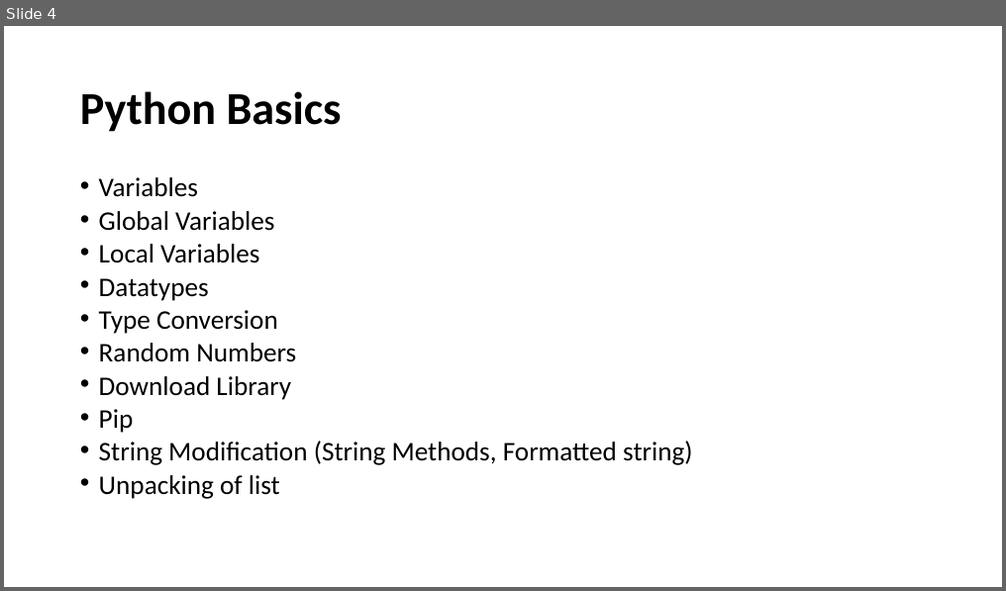
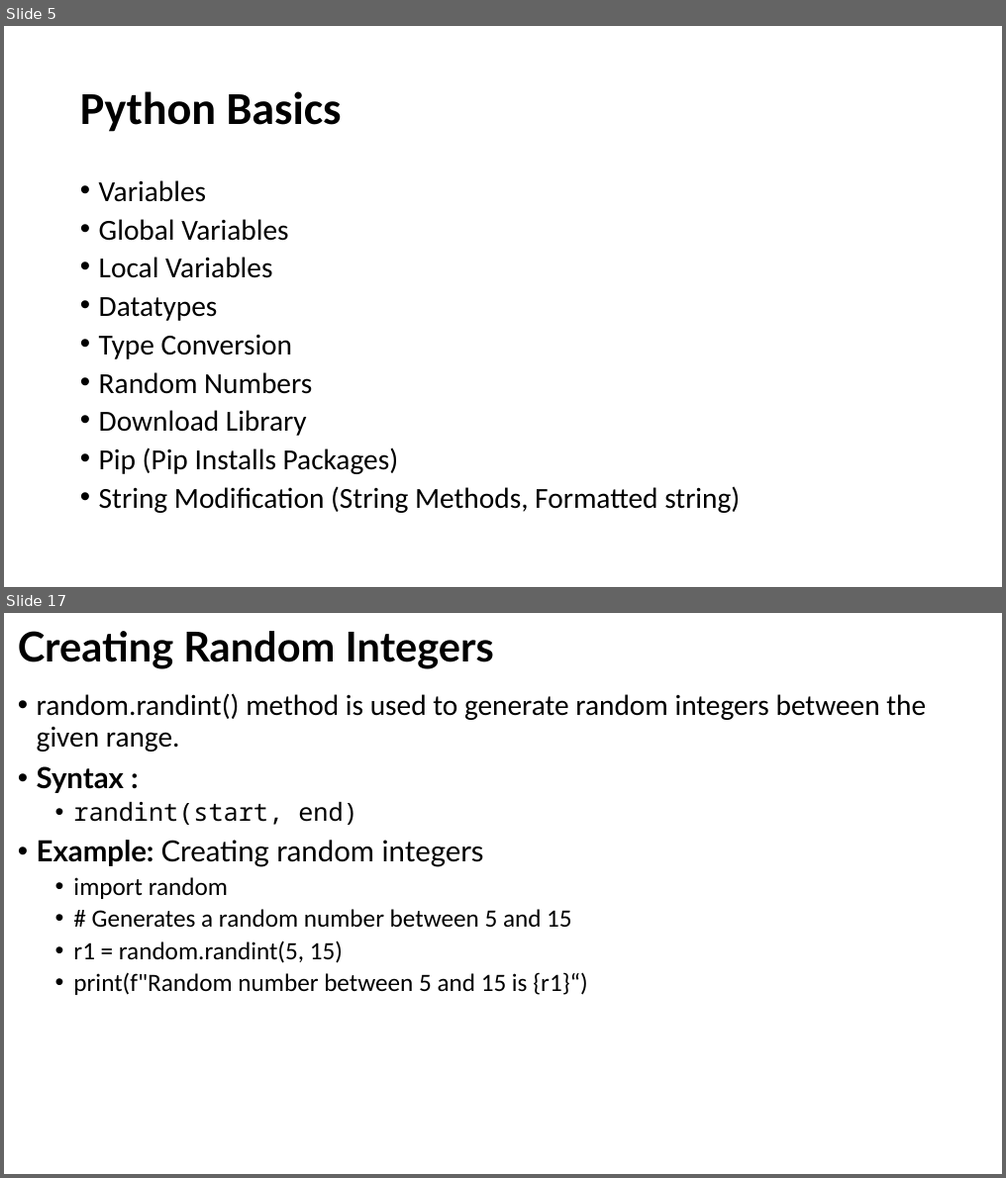
Before and after one commit to hitendradixit/Machine-Learning, a slide deck: SeesionSlides/MACHINE LEARNING Session 1.pptx. Shown one above the other, each under a label of ours: slide 4 before the commit, slides 5 and 17 after it; the slides between them are not shown. The pictures are 1006x591 and 1006x1178 pixels, drawn with LibreOffice and Linux fonts; fonts in the diff are those of the drawing. Boxes give left, top, right and bottom in pixels: in the first picture for what was removed or moved away, otherwise in the second. Text is boxed around its words. In the diff, an @@ line names an element or a change of style, - is before the commit and + after.

```diff
--- a/SeesionSlides/MACHINE LEARNING Session 1.pptx
+++ b/SeesionSlides/MACHINE LEARNING Session 1.pptx
@@ slide 17 added at [4,613,1002,1174], background #FFFFFF @@
@@ title added at [18,631,494,669], 39.6 pt, text #000000, bold @@
+Creating Random Integers
@@ text added at [37,693,926,995], 24 pt, text #000000 @@
+• random.randint() method is used to generate random integers between the given range.
+• Syntax :
+  • randint(start, end)
+• Example: Creating random integers
+  • import random
+  • # Generates a random number between 5 and 15
+  • r1 = random.randint(5, 15)
+  • print(f"Random number between 5 and 15 is {r1}“)
@@ what was slide 4 is now slide 5 @@
@@ slide 5 changed as well @@
@@ text at [99,180,740,513]: size 25.9 to 28 pt in "Variables", "Global Variables", "Local Variables", "Datatypes" and 4 more places; line spacing 0.7 to 0.8 @@
@@ text at [99,448,398,474]: text changed; size 25.9 to 28 pt @@
-• Pip
+• Pip (Pip Installs Packages)
@@ text at [99,475,280,499]: paragraph removed @@
-• Unpacking of list
```
Also in this commit, not shown: 1 other slide changed, 16 other slides added, 7 slides removed.
